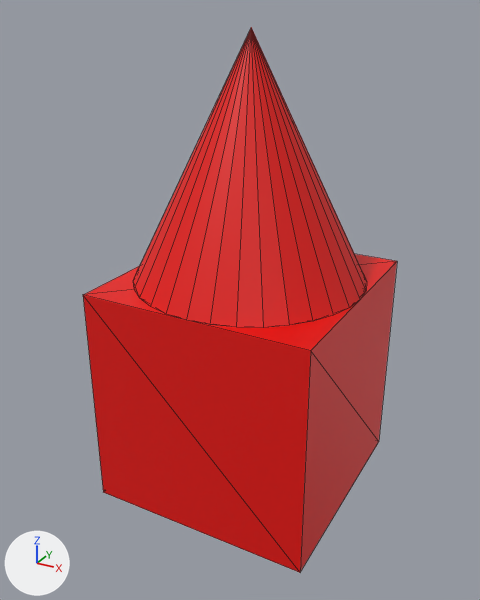
Before and after pictures for a commit that changed the OBJ model DirectXGame/Resources/player/player.obj.
Rendered twice from a camera (50 mm lens) standing at (2.51, -4.74, 3.13) and looking at (-0.04, -0.11, 0.82). The lights are fixed; the arrows at lower left show +X, +Y and +Z. Mesh edges are drawn as thin lines. Where no turn or scale is listed for an object, it has been applied to the vertices.

Objects in the first picture: '円錐'.
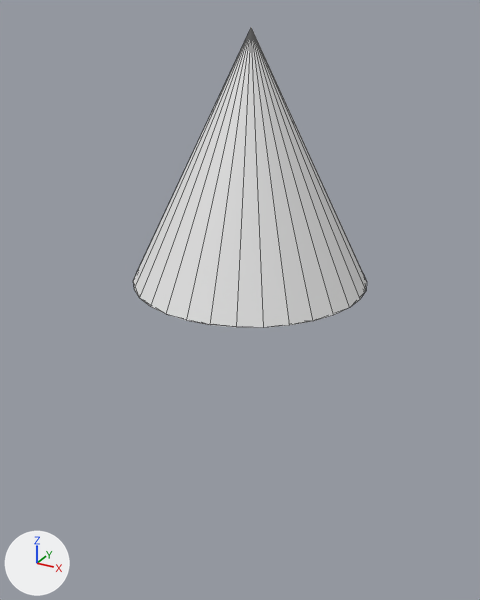
The newer file is also turned or shifted as a whole; pictures and numbers use the older file's frame.

Location of each change, (x1, y1, x2, y2) in pixels of the pictures (480 x 600 px):
```json
{"object": "円錐", "change": "reshaped", "before": [83, 27, 397, 572], "after": [133, 27, 367, 328], "on screen": "25% narrower, 45% shorter"}
{"part": 1, "of": "me_円錐", "change": "deleted", "before": [83, 254, 397, 572], "on screen": "red"}
{"part": 2, "of": "me_円錐", "change": "recoloured", "before": [133, 27, 367, 328], "after": [133, 27, 367, 328], "on screen": "red to white"}
```

Scene script edits in JSON lines:
```json
{"block": "me_円錐", "where": "# used by ob_円錐; location = (0.0, 0.0, 0.0)"}
{"op": "remove", "block": "me_円錐", "code": "me_円錐.from_pydata(...)  # 41 vertices, 74 faces; spans x -1.0..1.0, y -1.0..1.0, z -1.0..3.0"}
{"op": "add", "block": "me_円錐", "code": "me_円錐.from_pydata(...)  # 33 vertices, 62 faces; spans x -1.0..1.0, y -1.0..1.0, z 1.0..3.0"}
{"block": "me_円錐", "change": "me_円錐 part 1: the loose piece of 8 vertices spanning x -1.0..1.0, y -1.0..1.0, z -1.0..1.0 is deleted"}
{"block": "me_円錐", "change": "me_円錐 part 2: 62 faces spanning x -1.0..1.0, y -1.0..1.0, z 1.0..3.0 switch from mat_material (red #e70700) to no material"}
```
